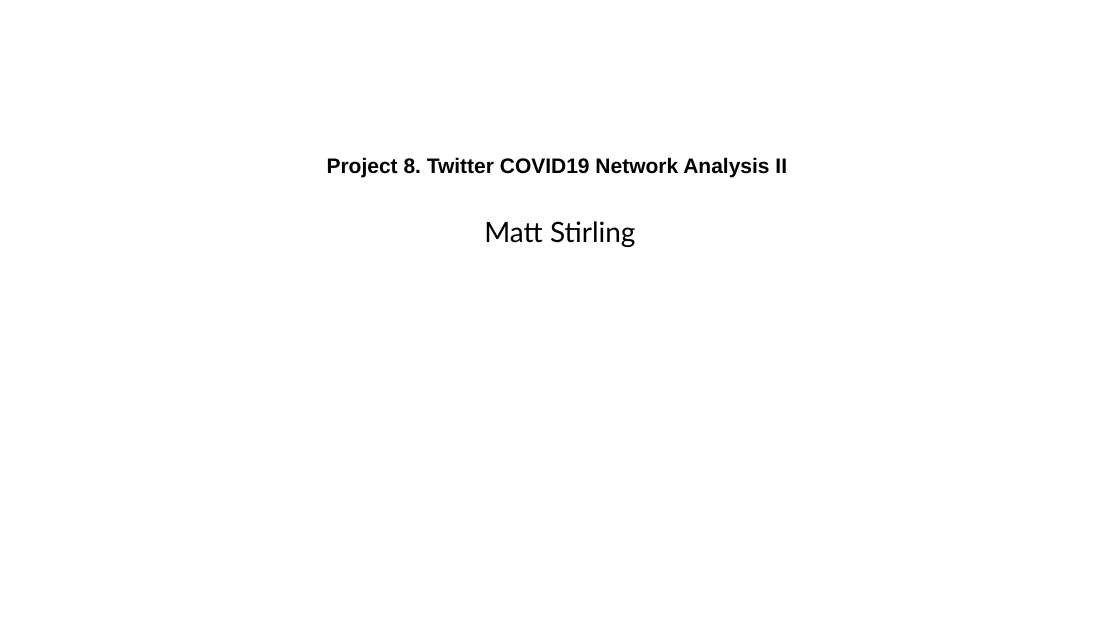
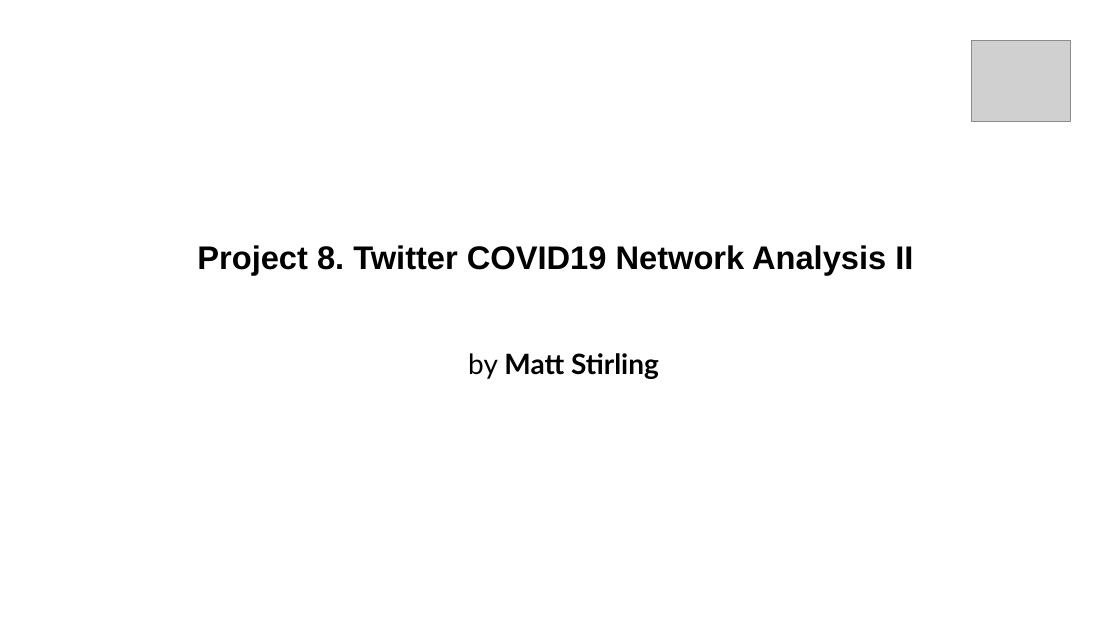
Before and after one commit to MattThePerson/SNA_Project_2024, a slide deck: slide 1 of Project Materials/Semiar Presentation.pptx (slide 3 before the commit). Drawn at 1120x630 pixels with LibreOffice and Linux fonts; fonts in the diff are those of the drawing; grey boxes stand for pictures. Boxes give left, top, right and bottom in pixels: in the first picture for what was removed or moved away, otherwise in the second. Text is boxed around its words. In the diff, an @@ line names an element or a change of style, - is before the commit and + after.

```diff
--- a/Project Materials/Semiar Presentation.pptx
+++ b/Project Materials/Semiar Presentation.pptx
@@ picture added at box(971, 40, 1070, 122) @@
@@ title "Project 8. Twitter COVID19 Network ...": place and size @@
-title "Project 8. Twitter COVID19 Network ..." at box(327, 157, 787, 178)
+title "Project 8. Twitter COVID19 Network ..." at box(197, 245, 913, 275)
@@ title "Project 8. Twitter COVID19 Network ..." at box(197, 245, 913, 275): size 18 to 28 pt @@
@@ subtitle at box(468, 353, 659, 379): text changed; bold on @@
-Matt Stirling
+by Matt Stirling
```
Also in this commit, not shown: 1 other slide changed, 32 slides added, 6 slides removed.
